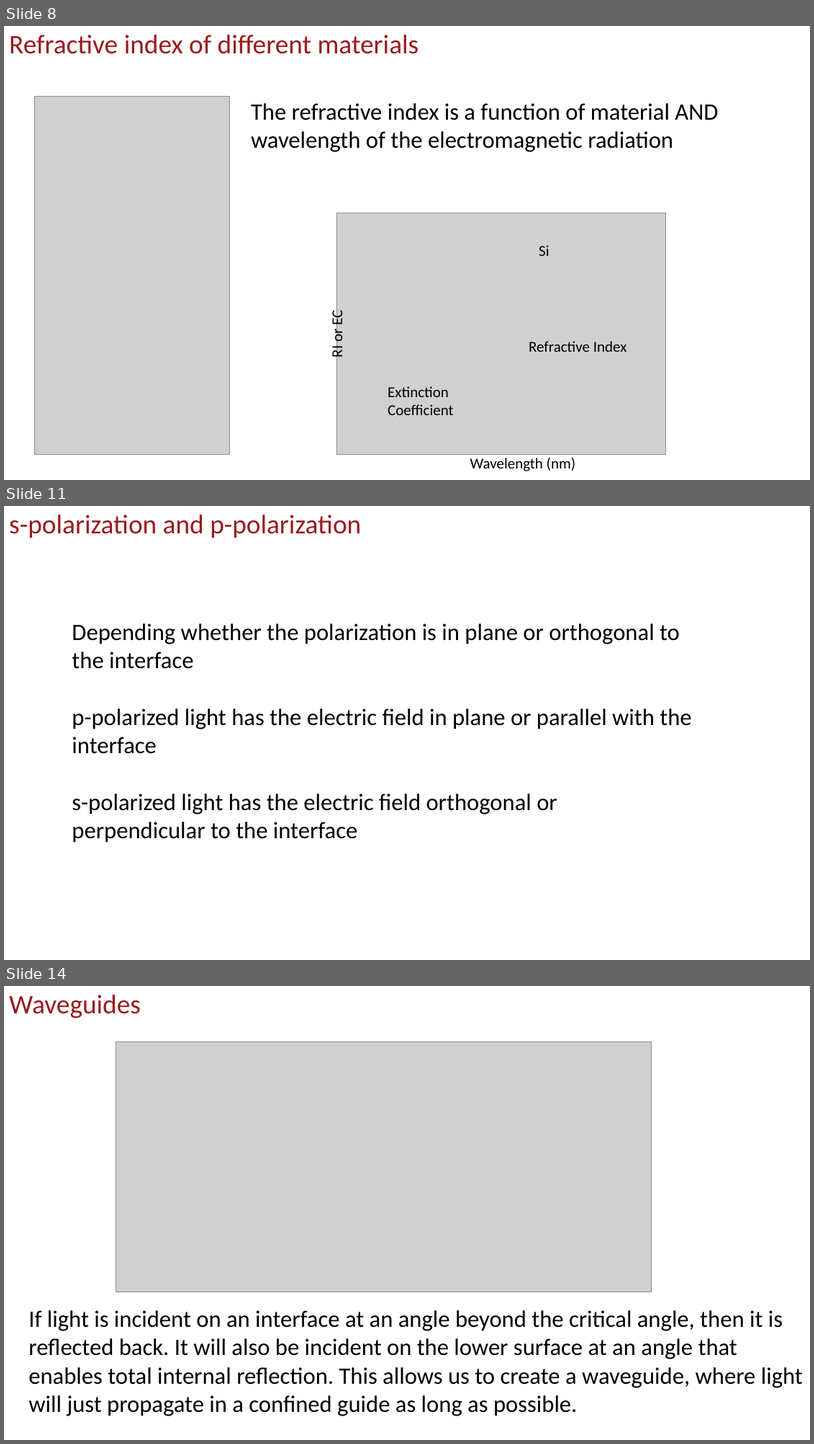
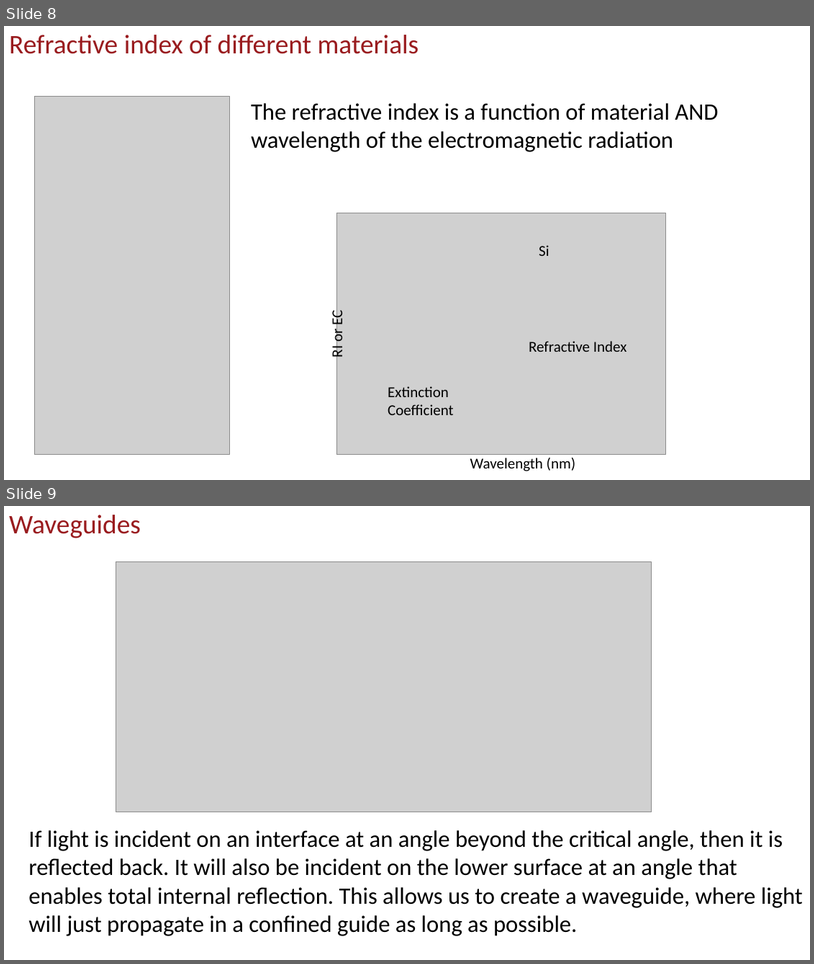
Before and after one commit to uscee105/ee105, a slide deck: assets/module-5-comm/mod-5-lecture-21-opt-comm.pptx. Shown one above the other, each under a label of ours: slides 8, 11 and 14 before the commit, slides 8 and 9 after it; the slides between them are not shown. The pictures are 814x1444 and 814x964 pixels, drawn with LibreOffice and Linux fonts; fonts in the diff are those of the drawing; grey boxes stand for pictures; background and template pictures are left out. Boxes give left, top, right and bottom in pixels: in the first picture for what was removed or moved away, otherwise in the second. Text is boxed around its words. In the diff, an @@ line names an element or a change of style, - is before the commit and + after.

```diff
--- a/assets/module-5-comm/mod-5-lecture-21-opt-comm.pptx
+++ b/assets/module-5-comm/mod-5-lecture-21-opt-comm.pptx
@@ slide 11 removed at [4,506,810,960], background #FFFFFF @@
@@ title removed at [9,515,361,538] @@
-s-polarization and p-polarization
@@ text removed at [72,623,692,842] @@
-Depending whether the polarization is in plane or orthogonal to the interface
-p-polarized light has the electric field in plane or parallel with the interface
-s-polarized light has the electric field orthogonal or perpendicular to the interface
@@ what was slide 14 is now slide 9 @@
```
Also in this commit, not shown: 1 slide changed, 30 slides added, 4 other slides removed, 43 other files.
